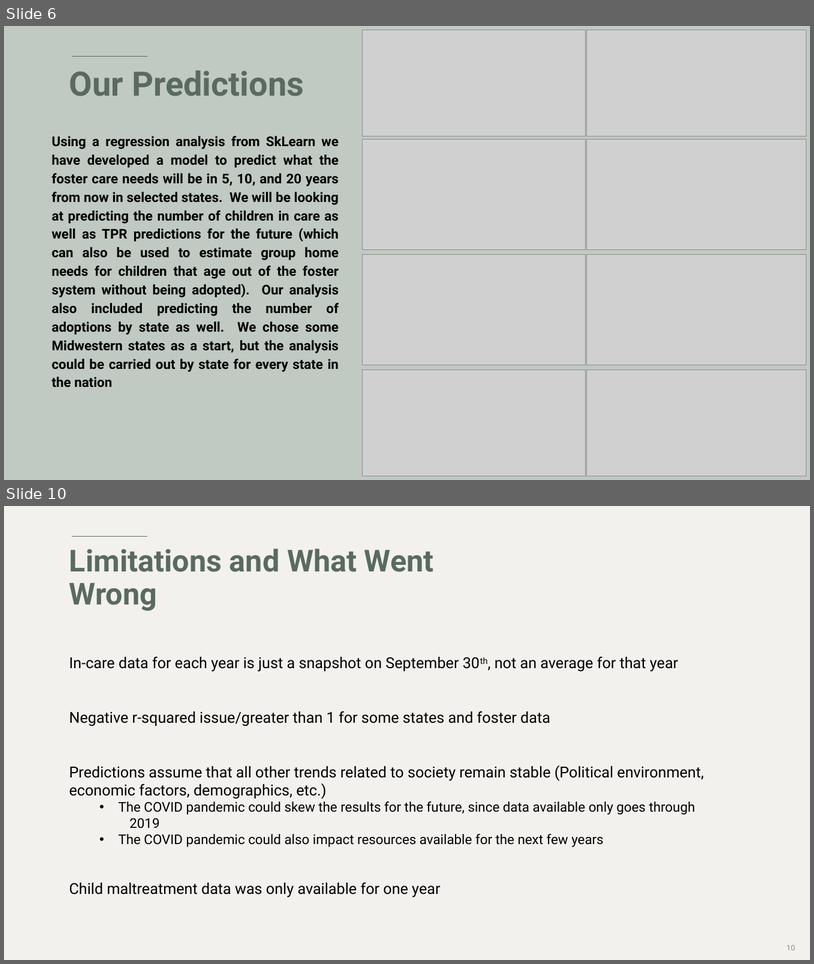
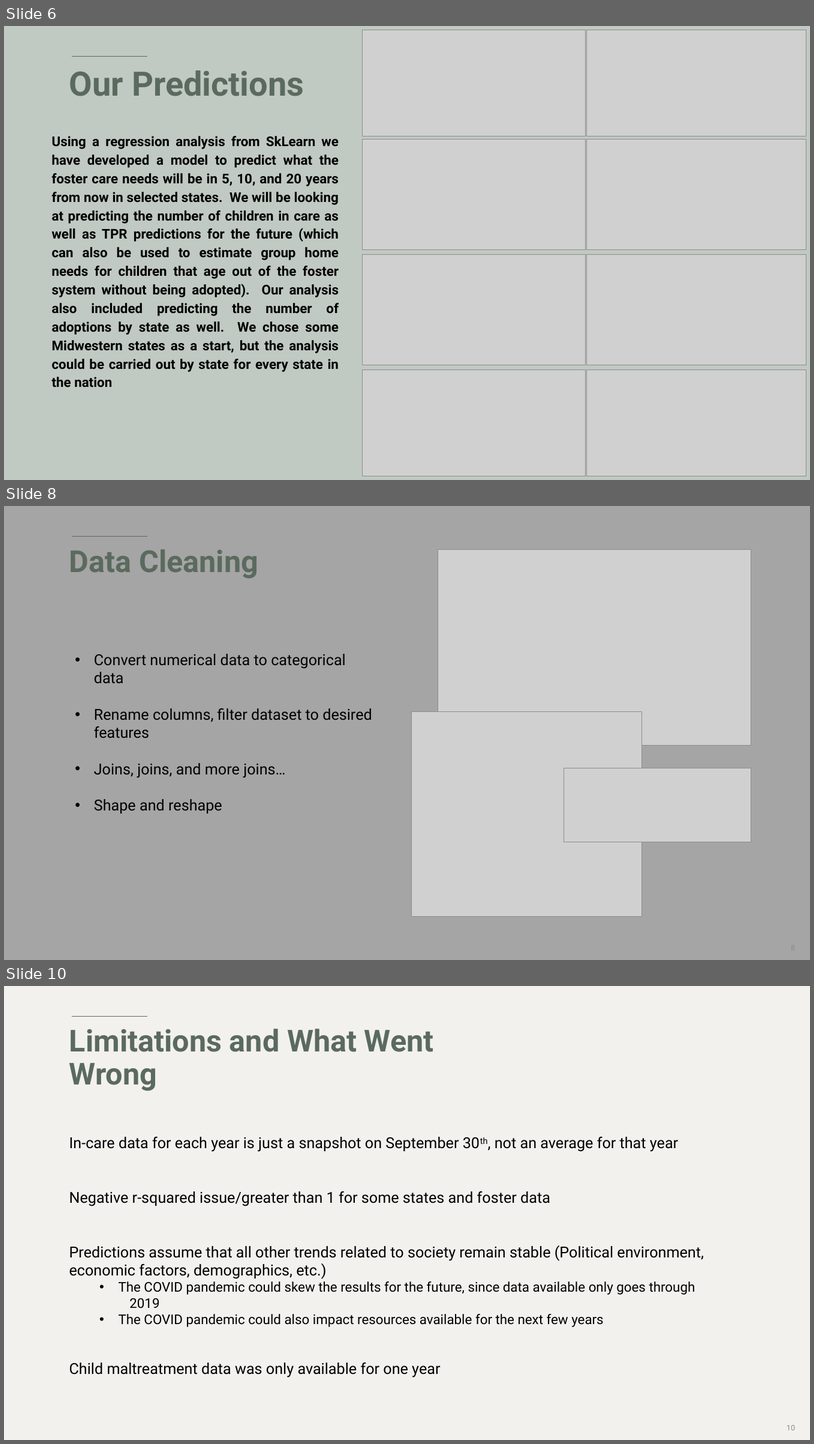
Before and after one commit to gemelodyyu/Trends-in-Foster-Care-and-Adoption, a slide deck: Power Point/Project 3-Trends in Foster Care.pptx. Shown one above the other, each under a label of ours: slides 6 and 10 before the commit, slides 6, 8 and 10 after it; the slides between them are not shown. The pictures are 814x964 and 814x1444 pixels, drawn with LibreOffice and Linux fonts; fonts in the diff are those of the drawing; grey boxes stand for pictures. Boxes give left, top, right and bottom in pixels: in the first picture for what was removed or moved away, otherwise in the second. Text is boxed around its words. In the diff, an @@ line names an element or a change of style, - is before the commit and + after.

```diff
--- a/Power Point/Project 3-Trends in Foster Care.pptx
+++ b/Power Point/Project 3-Trends in Foster Care.pptx
@@ slide 8 added at [4, 506, 810, 960], background #A5A5A5; not listed: 1 template element that a slide beside it also shows @@
@@ title added at [69, 549, 258, 578], 36 pt, text #5B6A5E, bold @@
+Data Cleaning
@@ picture added at [438, 550, 751, 745] @@
@@ text added at [94, 654, 372, 813], 18 pt, text #000000 @@
+• Convert numerical data to categorical data
+• Rename columns, filter dataset to desired features
+• Joins, joins, and more joins…
+• Shape and reshape
@@ picture added at [412, 712, 642, 916] @@
@@ picture added at [564, 768, 751, 842] @@
```
Also in this commit, not shown: 3 slides changed, 1 slide removed.
